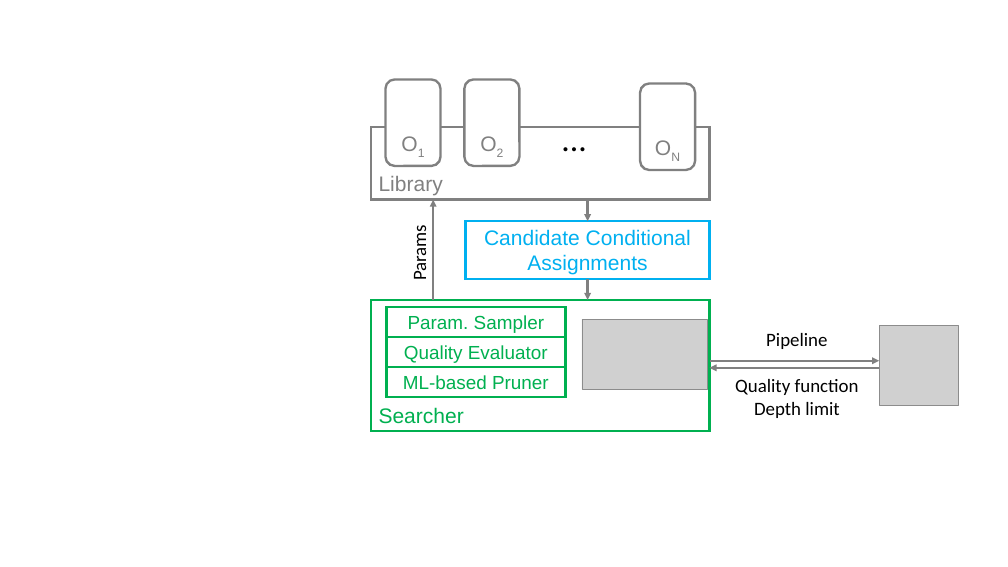
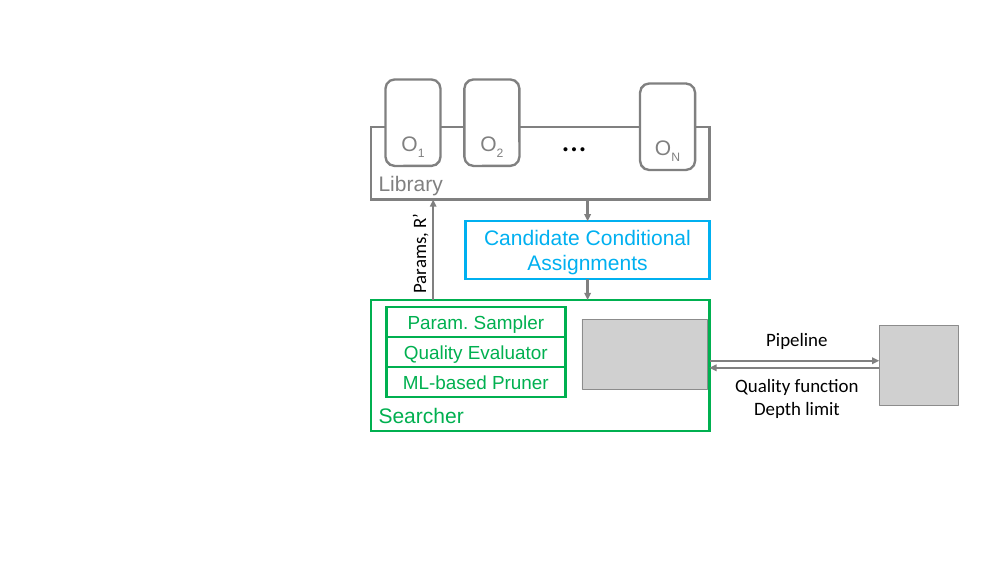
Before and after one commit to sjyk/alphaclean-paper, a slide deck: slide 4 of figures/figs.pptx. Drawn at 1008x567 pixels with LibreOffice and Linux fonts; fonts in the diff are those of the drawing; grey boxes stand for pictures. Boxes give left, top, right and bottom in pixels: in the first picture for what was removed or moved away, otherwise in the second. Text is boxed around its words. In the diff, an @@ line names an element or a change of style, - is before the commit and + after.

```diff
--- a/figures/figs.pptx
+++ b/figures/figs.pptx
@@ text at box(408, 214, 431, 292): text changed @@
-Params
+Params, R’
```
Also in this commit, not shown: 1 other file.
